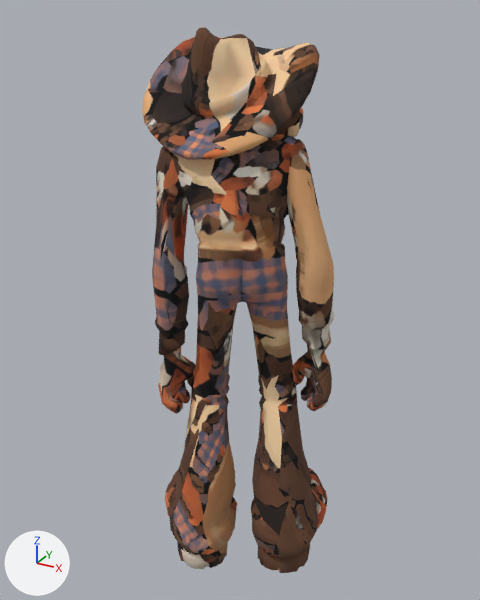
The glTF model modelos/personajes/abuelo_vaquero.glb: old version first, new version second.
Before and after are seen from a camera (50 mm lens) standing at (0.911, -1.659, 1.704) and looking at (-0.009, 0.014, 0.867). Lighting does not change. The marker at lower left points along +X, +Y and +Z. The picture after the commit comes second. Vertices at exactly the same position are counted once.

Script lines for the objects in view, before the commit:
```python
me_cuerpo = bpy.data.meshes.new('Cuerpo')
me_cuerpo.from_pydata(...)  # 2991 vertices, 6000 faces; spans x -0.32..0.32, y -0.3..0.3, z 0.0..1.66
me_cuerpo.materials.append(mat_abuelo_vaquero2)  # picture img_abuelo_vaquero_albedo
ob_cuerpo = bpy.data.objects.new('Cuerpo', me_cuerpo)
ob_cuerpo.location = (0.0, 0.0, 0.0)
```
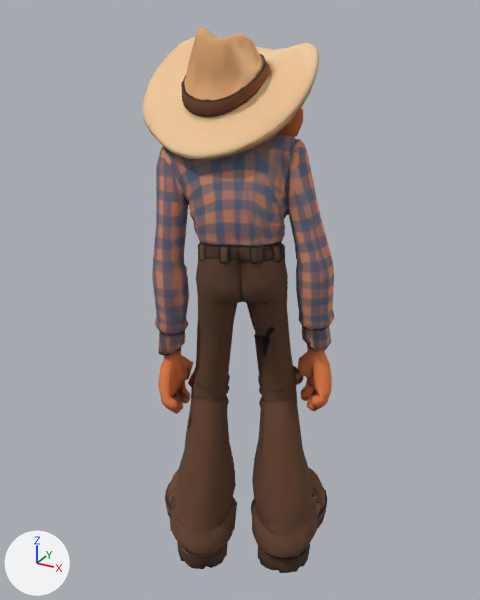
Boxes (x1, y1, x2, y2) around the edits, measured in the pictures (480 x 600 px; the box of a moved part takes in the faces that stretch with it):
part 1 of me_cuerpo, moved or reshaped
    before: (252, 315, 304, 383)
    after: (254, 315, 304, 383)
part 2 of me_cuerpo, moved or reshaped
    before: (185, 363, 196, 388)
    after: (185, 363, 193, 388)
part 3 of me_cuerpo, surface changed
    both: (142, 27, 335, 573)

The change, as a list of edits to the scene's bpy script:
```text
Change me_cuerpo:
    used by ob_cuerpo; location = (0.0, 0.0, 0.0)
    remove me_cuerpo.from_pydata(...)  # 2991 vertices, 6000 faces; spans x -0.32..0.32, y -0.3..0.3, z 0.0..1.66
    add me_cuerpo.from_pydata(...)  # 2990 vertices, 5990 faces; spans x -0.32..0.32, y -0.3..0.3, z 0.0..1.66
    me_cuerpo part 1
    42 faces are deleted
    38 new faces join them
    me_cuerpo part 2
    1 vertex is removed from x -0.11, y -0.1, z 0.66
    23 faces are deleted
    17 new faces join them
    me_cuerpo part 3: 5931 kept faces spanning x -0.32..0.32, y -0.3..0.3, z 0.0..1.66 get new texture (UV) coordinates
```
